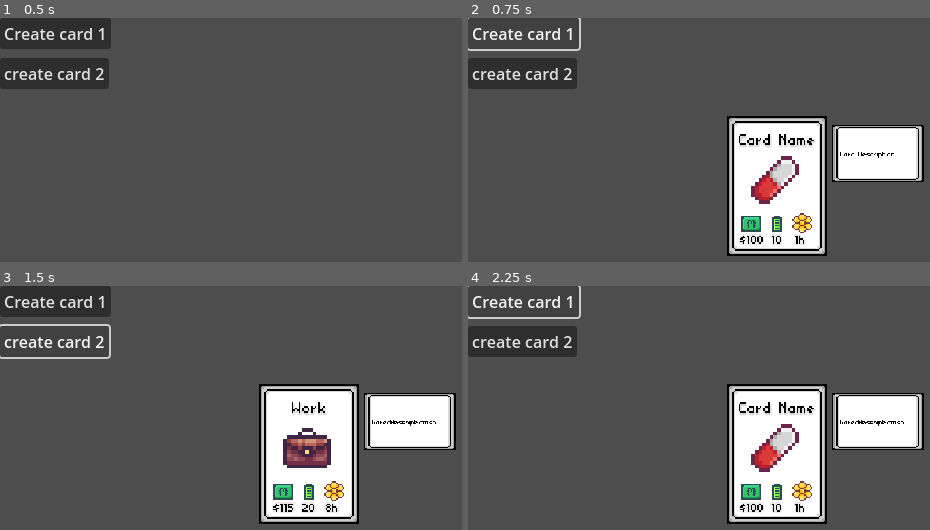
Above: before the commit, frames 1-4 (two rows, left to right).
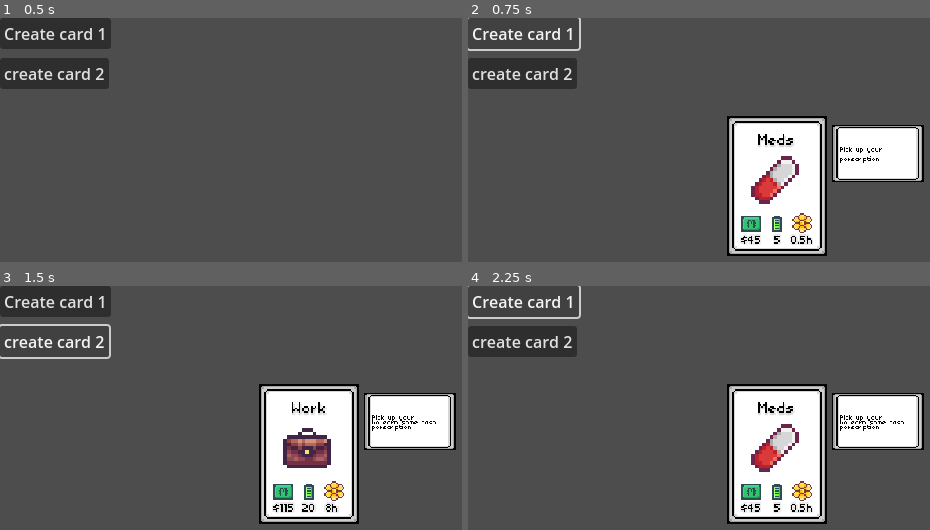
Above: after the commit, the same moments.

Repository: T-Cog/Card-Life
Game: Godot game, scene res://scenes/card_hand.tscn
Two runs of this game, one before a commit and one after it. Both use one fixed random seed, a clock stepped at 60 frames per second and the inputs below.
Inputs:
- Up to frame 1 (0.5 s): no input
- Up to frame 2 (0.75 s): click "Create card 1" at 0.5 s
- Up to frame 3 (1.5 s): click "create card 2" at 1.25 s
- Up to frame 4 (2.25 s): click "Create card 1" at 2 s

Frame 1 is identical in both runs. In frame 2, 0.8% of the frame differs, in the area x 58-93%, y 47-93%; in frame 3, 0.2%; in frame 4, 0.7%.

Commit message:
WIP cards in hand rotation

Diff:
--- a/scenes/card_hand.tscn
+++ b/scenes/card_hand.tscn
@@ -1,6 +1,6 @@
 [gd_scene load_steps=4 format=3 uid="uid://c5cjedy2ua87a"]
 
-[ext_resource type="Script" path="res://scripts/card_hand.gd" id="1_nl3xp"]
+[ext_resource type="Script" path="res://scripts/card_hand_spawn.gd" id="1_nl3xp"]
 [ext_resource type="PackedScene" uid="uid://c7isv5qiwegkf" path="res://scenes/card_template.tscn" id="1_s0mw8"]
 [ext_resource type="Texture2D" uid="uid://c4ceu36363cu" path="res://sprites/PLACEHOLDER_Sprites/Icons_Placeholder/Briefcase.png" id="2_c55eb"]
 
--- /dev/null
+++ b/scenes/hand.gd
@@ -0,0 +1,51 @@
+@tool
+extends Node2D
+
+@export var hand_radius: int = 100
+@export var card_angle: float = -90
+@export var angle_limit: float = 30
+@export var max_card_spread_angle: float = 5
+
+@onready var test_card = $TestCard
+@onready var collision_shape: CollisionShape2D = $DebugShape
+
+var hand: Array = []
+
+func add_card(card: Node2D):
+	hand.push_back((card_angle))
+	pass
+
+func reposition_cards():
+	var card_spread = min(angle_limit / hand.size(), max_card_spread_angle)
+	for card in hand :
+		pass
+
+func get_card_position(angle_in_deg: float) -> Vector2:
+	var x: float = hand_radius * cos(deg_to_rad(angle_in_deg))
+	var y: float = hand_radius * sin(deg_to_rad(angle_in_deg))
+
+	return Vector2(x, y)
+
+func _card_transform_update(card: Node2D, angle_in_drag: float):
+	card.set_position(get_card_position(card_angle))
+	card.set_rotation(-deg_to_rad(-card_angle - 90))
+
+# Called when the node enters the scene tree for the first time.
+func _ready() -> void:
+	pass # Replace with function body.
+
+
+# Called every frame. 'delta' is the elapsed time since the previous frame.
+func _process(delta: float):
+
+
+
+	#tool logic
+	if (collision_shape.shape as CircleShape2D).radius != hand_radius:
+		(collision_shape.shape as CircleShape2D).set_radius(hand_radius)
+
+	test_card.set_position(get_card_position(card_angle))
+	test_card.set_rotation(-deg_to_rad(-card_angle - 90))
+	#-90 -> rotate 0
+	#45 -> rotate 45
+	#-135 -> rotate -45
--- /dev/null
+++ b/scenes/hand.tscn
@@ -0,0 +1,20 @@
+[gd_scene load_steps=4 format=3 uid="uid://crxwvyu0q8iw8"]
+
+[ext_resource type="Script" path="res://scenes/hand.gd" id="1_phq5o"]
+[ext_resource type="PackedScene" uid="uid://cchsylmaow1iy" path="res://scenes/cards/Work.tscn" id="2_eh1tf"]
+
+[sub_resource type="CircleShape2D" id="CircleShape2D_y7pok"]
+radius = 200.0
+
+[node name="Hand" type="Node2D"]
+script = ExtResource("1_phq5o")
+hand_radius = 200
+angle_limit = null
+max_card_spread_angle = null
+
+[node name="TestCard" parent="." instance=ExtResource("2_eh1tf")]
+visible = false
+position = Vector2(1.22461e-14, -200)
+
+[node name="DebugShape" type="CollisionShape2D" parent="."]
+shape = SubResource("CircleShape2D_y7pok")
--- a/scripts/card.gd
+++ b/scripts/card.gd
@@ -1,3 +1,4 @@
+@tool
 class_name Card extends Node2D
 
 
@@ -20,8 +21,7 @@
 
 # Called when the node enters the scene tree for the first time.
 func _ready():
-	set_card_values(cost_money, cost_energy, cost_time,
-	cardName, cardDescription, cardImage)
+	pass
 
 
 
@@ -37,6 +37,10 @@
 	cardImageCanvas.texture = _image
 
 
+func activate():
+	pass
+
 # Called every frame. 'delta' is the elapsed time since the previous frame.
 func _process(delta):
-	pass
+	set_card_values(cost_money, cost_energy, cost_time,
+	cardName, cardDescription, cardImage)
--- a/scripts/card_hand.gd
+++ b/scripts/card_hand_spawn.gd
@@ -17,8 +17,8 @@
 
 
 func _on_button_pressed():
-	var card: Card = card_scene.instantiate()
-	spawn_point.add_child(card)
+	var medsCard = card_meds.instantiate()
+	spawn_point.add_child(medsCard)
 	#card.set_card_values(1, 2, 3, "spawn name", "spawn description", null)
 
 
